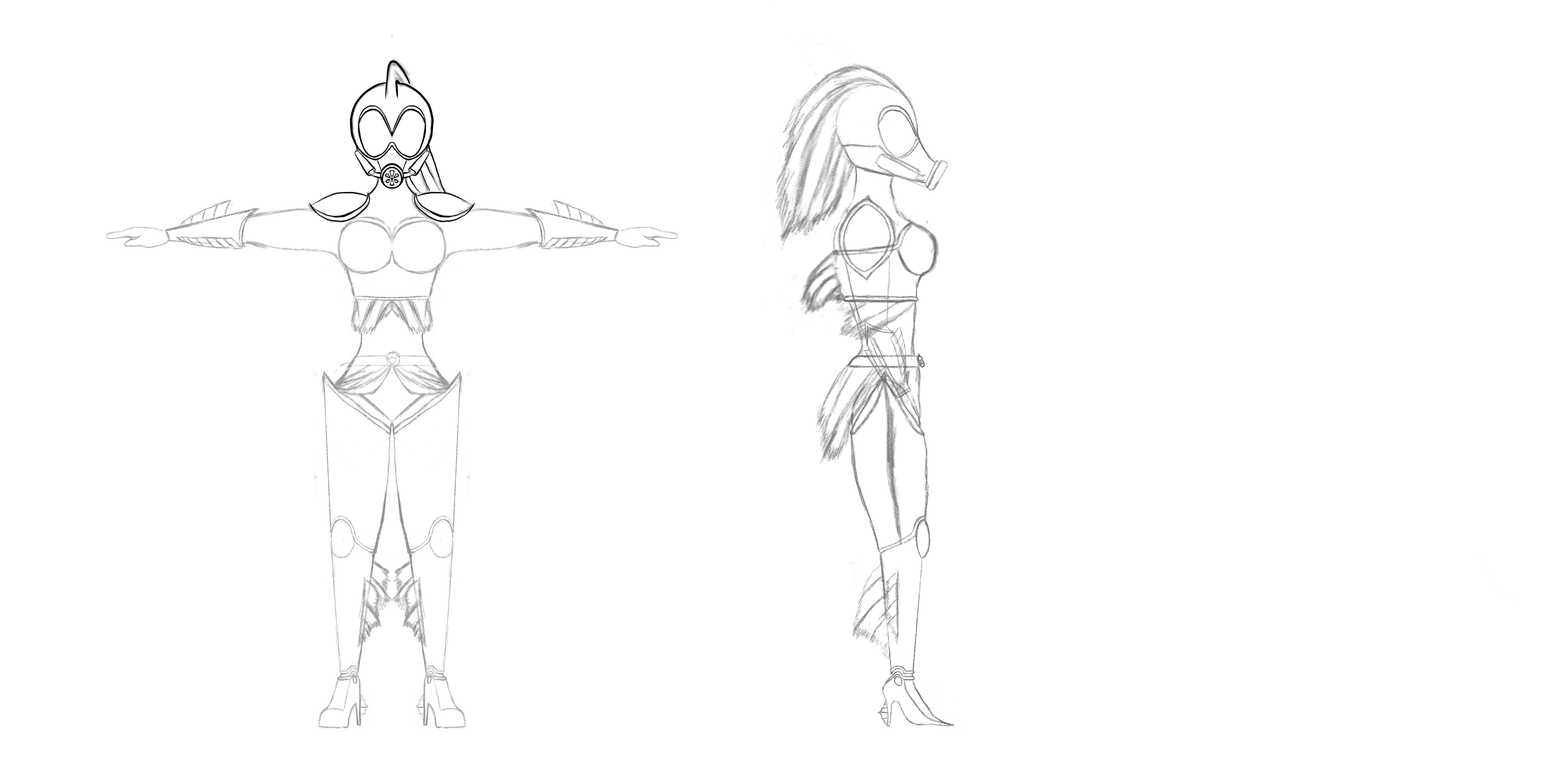
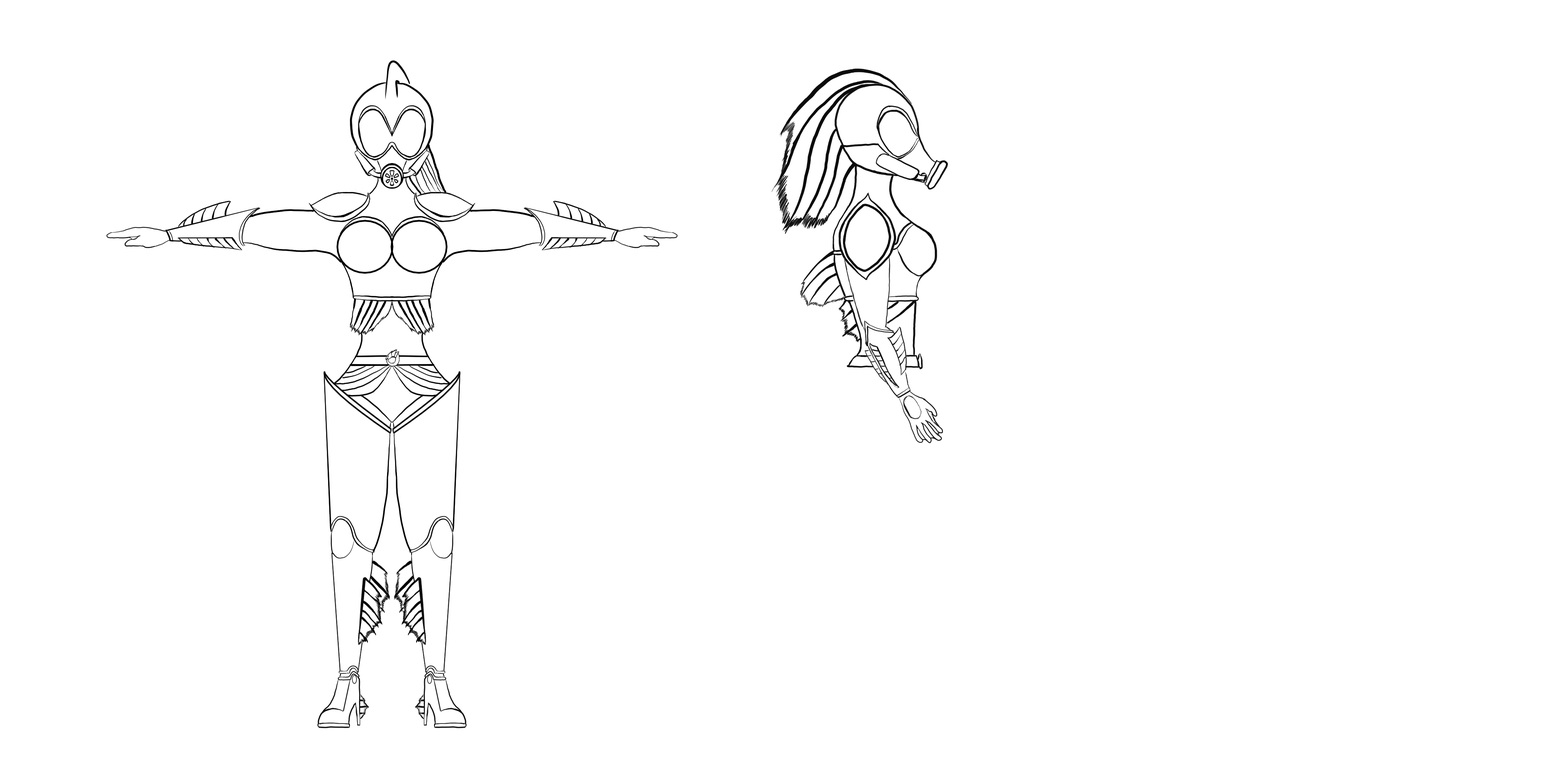
Layered file, before and after one edit (1568×784). Changes by layer:
added group "llineart_SIDE" with 3 layers above "lineartfront" over bbox(105, 0, 1511, 736)
added layer "arms" (1st of 8, in "llineart_SIDE") in group "llineart_SIDE" over bbox(105, 0, 1511, 736)
added layer "torso" (1st of 8, in "llineart_SIDE") in group "llineart_SIDE" over bbox(784, 196, 940, 392)
added layer "head" (1st of 7, in "llineart_SIDE") in group "llineart_SIDE" over bbox(763, 49, 949, 245)
added layer "crotch" (1st of 5, in "lineartfront") in group "lineartfront" over bbox(318, 343, 466, 441)
added layer "torso" (2nd of 8, in "lineartfront") in group "lineartfront" over bbox(318, 196, 466, 368)
painted on "head" (2nd of 7, in "lineartfront") over bbox(343, 57, 455, 196)
moved "shoulders" into group "lineartfront", painted on it over bbox(245, 171, 539, 730)
added layer "arms" (2nd of 8, in "lineartfront") in group "lineartfront" over bbox(105, 122, 679, 270)
hid group "sketch_fornt_v2" (12 layers) over bbox(105, 34, 1511, 736)
painted on "shoulder_pads" (1st of 4, in "sketch_fornt_v2") over bbox(294, 147, 515, 245)
painted on "arms" (3rd of 8, in "sketch_fornt_v2") over bbox(147, 171, 637, 613)
painted on "Copy of legs" (1st of 3, in "sketch_fornt_v2") over bbox(124, 245, 1511, 731)
painted on "torso" (3rd of 8, in "sketch_fornt_v2") over bbox(294, 34, 490, 588)
painted on "Copy of head_2" (1st of 6, in "sketch_fornt_v2") over bbox(269, 34, 515, 662)
hid group "sketch_side_v2" (10 layers) over bbox(105, 0, 1511, 736)
painted on "shoulder_pads" (2nd of 4, in "sketch_side_v2") over bbox(833, 171, 907, 294)
hid "Copy of legs" (2nd of 3, in "sketch_side_v2"), painted on it over bbox(304, 269, 968, 736)
hid "crotch" (3rd of 5, in "sketch_side_v2"), painted on it over bbox(760, 220, 931, 466)
hid "Copy of torso", painted on it over bbox(760, 171, 946, 368)
painted on "head" (4th of 7, in "sketch_side_v2") over bbox(105, 0, 1511, 736)